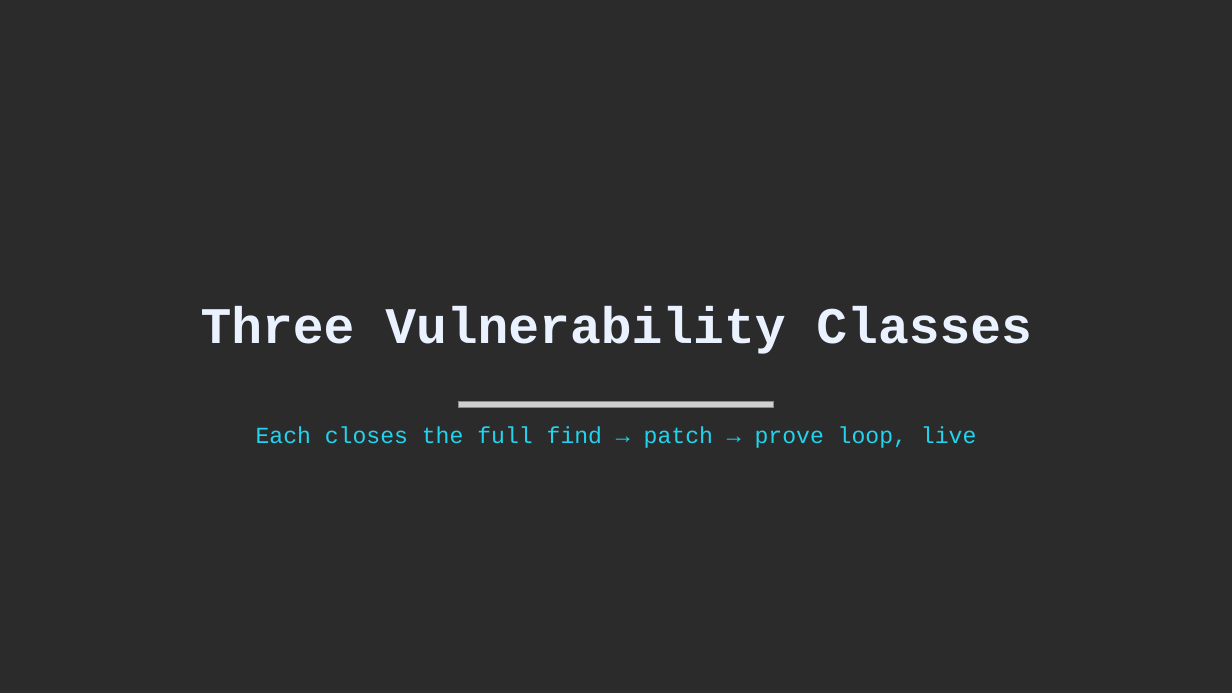
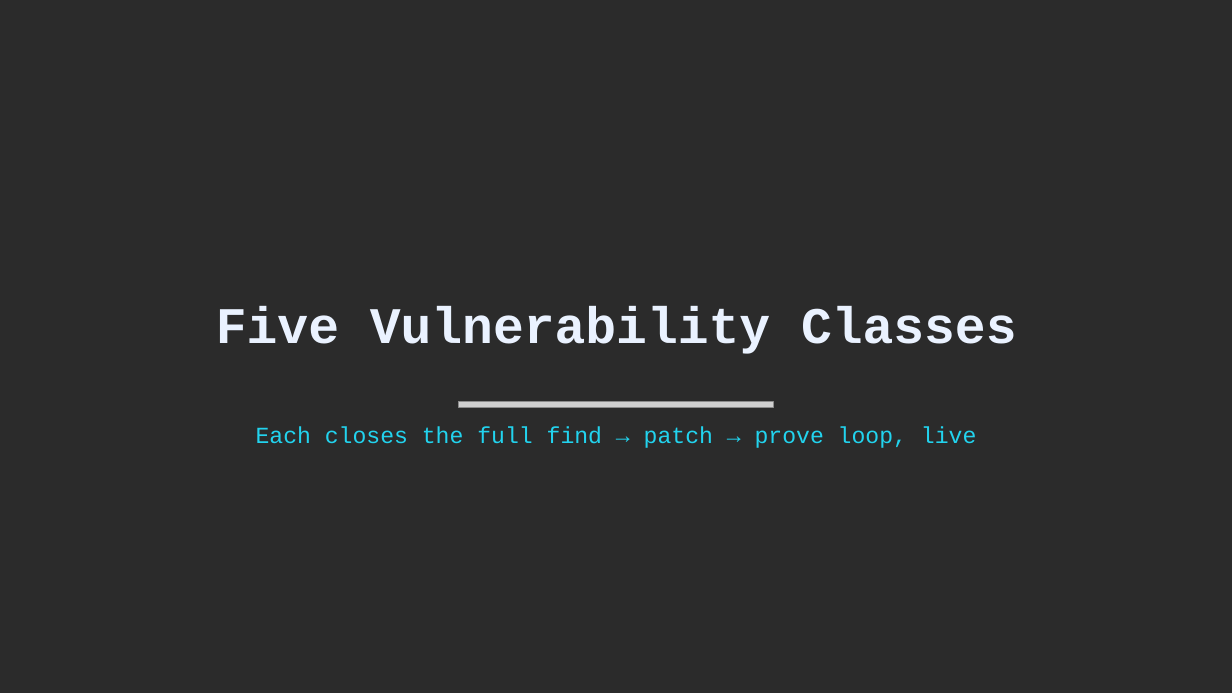
Before and after one commit to arjishnik-sketch/sentinel, a slide deck: slide 15 of deck/Sentinel_AI_Kavach.pptx. Drawn at 1232x693 pixels with LibreOffice and Linux fonts; fonts in the diff are those of the drawing; grey boxes stand for pictures; background and template pictures are left out; a plain dark background stands for a picture behind light text. Boxes give left, top, right and bottom in pixels: in the first picture for what was removed or moved away, otherwise in the second. Text is boxed around its words. In the diff, an @@ line names an element or a change of style, - is before the commit and + after.

```diff
--- a/deck/Sentinel_AI_Kavach.pptx
+++ b/deck/Sentinel_AI_Kavach.pptx
@@ text at bbox=[216, 306, 1017, 354]: text changed @@
-Three Vulnerability Classes
+Five Vulnerability Classes
```
Also in this commit, not shown: 25 other slides changed, 2 slides added, 22 other files.
